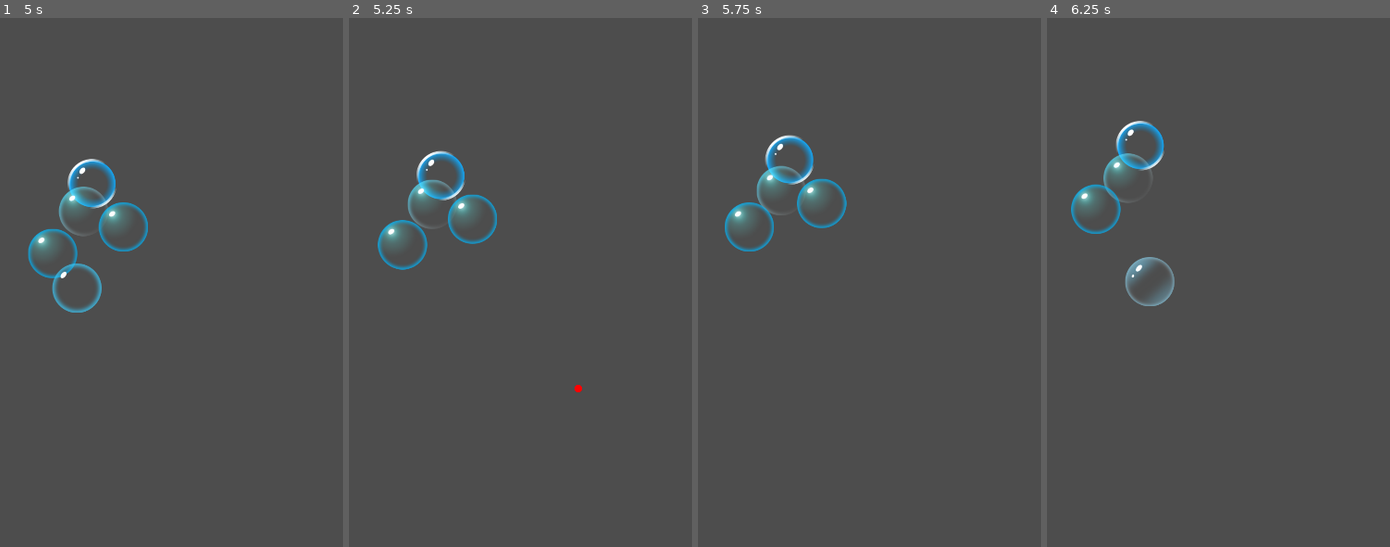
Above: before the commit, frames 1-4 (left to right).
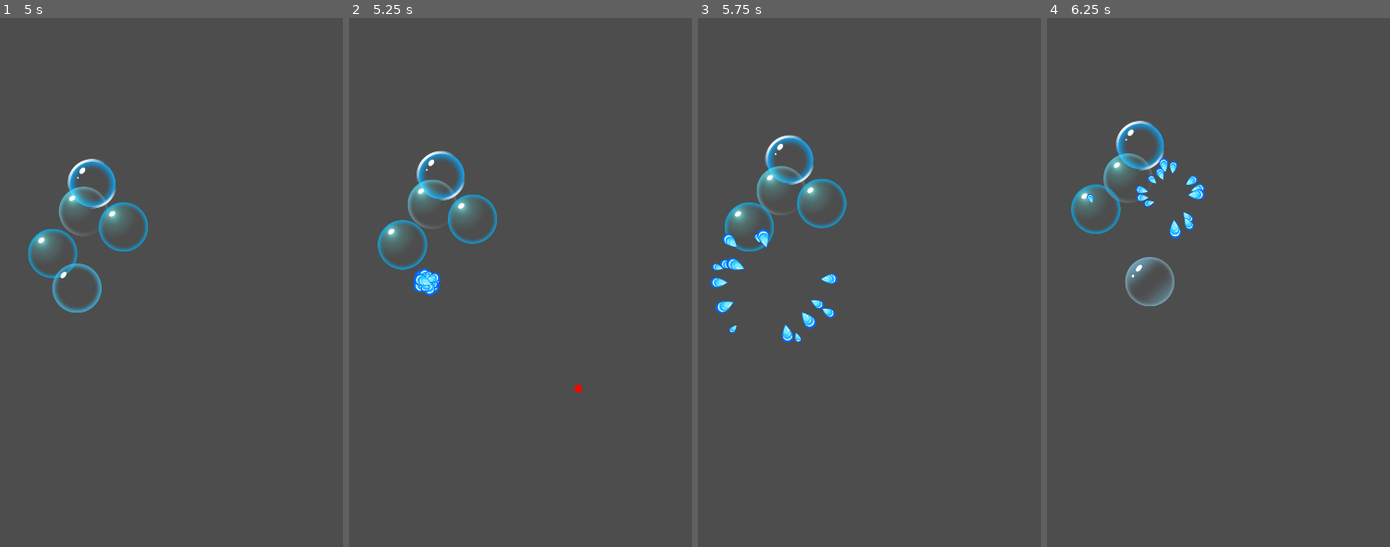
Above: after the commit, the same moments.

Repository: HybridAU/bubble-pop
Game: Godot game, scene res://root.tscn
Two runs of this game, one before a commit and one after it. Both use one fixed random seed, a clock stepped at 60 frames per second and the inputs below.
Inputs (mouse positions are in pixels of both pictures, inside the frame that each line leads up to):
- Up to frame 1 (5 s): tap Enter at 0.5 s; move the mouse to (298, 351) at 0.52 s; click (298, 351) at 0.67 s; move the mouse to (123, 425) at 1.27 s; click (123, 425) at 1.42 s; move the mouse to (250, 224) at 2.02 s; click (250, 224) at 2.17 s; move the mouse to (188, 536) at 2.77 s; click (188, 536) at 2.92 s; move the mouse to (332, 499) at 3.52 s; click (332, 499) at 3.67 s; move the mouse to (82, 277) at 4.27 s; click (82, 277) at 4.42 s
- Up to frame 2 (5.25 s): move the mouse to (578, 388) at 5.02 s; click (578, 388) at 5.17 s
- Up to frame 3 (5.75 s): no input
- Up to frame 4 (6.25 s): move the mouse to (1191, 203) at 5.77 s; click (1191, 203) at 5.92 s

Frame 1 is identical in both runs. In frame 2, 0.3% of the frame differs, in the area x 18-27%, y 47-53%; in frame 3, 0.9%, in the area x 3-41%, y 39-62%; in frame 4, 0.6%.
Error in both runs: Invalid access to property or key 'position' on a base object of type 'InputEventKey'. (res://scripts/root.gd:12)

Commit message:
Add nice little explosion of droplets

Diff:
--- /dev/null
+++ b/assets/Droplet/droplet.svg
@@ -0,0 +1,96 @@
+<?xml version="1.0" encoding="UTF-8" standalone="no"?>
+<!-- Created with Inkscape (http://www.inkscape.org/) -->
+
+<svg
+   width="256"
+   height="256"
+   viewBox="0 0 256 256"
+   version="1.1"
+   id="svg1"
+   inkscape:version="1.4.3 (0d15f75042, 2025-12-25)"
+   sodipodi:docname="droplet.svg"
+   xmlns:inkscape="http://www.inkscape.org/namespaces/inkscape"
+   xmlns:sodipodi="http://sodipodi.sourceforge.net/DTD/sodipodi-0.dtd"
+   xmlns="http://www.w3.org/2000/svg"
+   xmlns:svg="http://www.w3.org/2000/svg">
+  <sodipodi:namedview
+     id="namedview1"
+     pagecolor="#ffffff"
+     bordercolor="#000000"
+     borderopacity="0.25"
+     inkscape:showpageshadow="2"
+     inkscape:pageopacity="0.0"
+     inkscape:pagecheckerboard="0"
+     inkscape:deskcolor="#d1d1d1"
+     inkscape:document-units="px"
+     inkscape:zoom="1.0324986"
+     inkscape:cx="154.47963"
+     inkscape:cy="292.97861"
+     inkscape:window-width="1459"
+     inkscape:window-height="1368"
+     inkscape:window-x="0"
+     inkscape:window-y="0"
+     inkscape:window-maximized="0"
+     inkscape:current-layer="layer1" />
+  <defs
+     id="defs1" />
+  <g
+     inkscape:label="Layer 1"
+     inkscape:groupmode="layer"
+     id="layer1">
+    <path
+       id="rect1"
+       style="fill:#0066ff;fill-opacity:1;stroke-width:1.26314"
+       d="M 65.055148,197.42242 C 46.170882,129.67112 139.52716,0 139.52716,0 c 0,0 93.3563,129.67112 74.47205,197.42243 -8.47936,30.42147 -34.32723,57.95629 -74.47204,58.56798 C 99.382357,256.6021 73.534501,227.8439 65.055148,197.42242 Z"
+       sodipodi:nodetypes="acaza" />
+    <path
+       id="path1"
+       style="fill:#28afff;fill-opacity:1;stroke-width:1.10006"
+       d="M 74.66976,179.98514 C 58.223522,120.98078 139.52716,8.050681 139.52716,8.050681 c 0,0 81.30366,112.930099 64.85744,171.934469 -7.38464,26.49395 -29.89547,50.47392 -64.85743,51.00664 -34.96197,0.53272 -57.472773,-24.51269 -64.85741,-51.00665 z"
+       sodipodi:nodetypes="acaza" />
+    <path
+       id="path2"
+       style="fill:#2ad4ff;fill-opacity:1;stroke-width:0.813331"
+       d="M 91.574753,140.01329 C 79.415204,96.388332 139.52716,12.893303 139.52716,12.893303 c 0,0 60.11199,83.495029 47.95244,127.119987 -5.45983,19.58834 -22.10325,37.31796 -47.95243,37.71184 -25.84918,0.39387 -42.492574,-18.1235 -47.952417,-37.71184 z"
+       sodipodi:nodetypes="acaza" />
+    <path
+       id="path3"
+       style="fill:#80e5ff;fill-opacity:1;stroke-width:0.61262"
+       d="m 103.40824,113.00151 c -9.158859,-32.859367 36.11892,-95.749848 36.11892,-95.749848 0,0 45.27781,62.890481 36.11895,95.749848 -4.11249,14.75442 -16.64871,28.1088 -36.11894,28.40548 -19.47023,0.29667 -32.00644,-13.65106 -36.11893,-28.40548 z"
+       sodipodi:nodetypes="acaza" />
+    <path
+       id="path4"
+       style="fill:#ffffff;fill-opacity:1;stroke-width:1.01404"
+       d="M 78.013672 152.12109 C 77.332264 160.43809 77.791466 168.25919 79.742188 175.25781 C 86.549387 199.68008 107.29921 222.76646 139.52734 222.27539 C 171.75547 221.78433 192.5053 199.68007 199.3125 175.25781 C 201.26322 168.25919 201.72242 160.43809 201.04102 152.12109 C 200.7282 155.45161 200.16144 158.6515 199.3125 161.69727 C 192.5053 186.11953 171.75547 208.22574 139.52734 208.7168 C 107.29921 209.20787 86.549387 186.11954 79.742188 161.69727 C 78.893242 158.65149 78.32649 155.45161 78.013672 152.12109 z " />
+    <path
+       id="path5"
+       style="fill:#ffffff;fill-opacity:0.91102868;stroke-width:0.772711"
+       d="M 185.65625 109.90625 C 185.30984 111.96842 184.86716 113.98063 184.32227 115.93555 C 177.46109 140.5515 158.16288 163.0996 128.375 168.35156 C 131.86152 169.14881 135.58145 169.55231 139.52734 169.49219 C 164.08554 169.11798 179.89682 152.27411 185.08398 133.66406 C 187.04121 126.64211 187.02916 118.53278 185.65625 109.90625 z " />
+    <g
+       id="g7"
+       transform="rotate(-15.863158,52.459959,96.409758)"
+       style="fill:#ffffff;fill-opacity:0.90815353">
+      <ellipse
+         style="fill:#ffffff;fill-opacity:0.90815353"
+         id="path6"
+         cx="160.29079"
+         cy="121.5498"
+         rx="8.2324572"
+         ry="11.622292" />
+      <ellipse
+         style="fill:#ffffff;fill-opacity:0.90815353;stroke-width:0.854167"
+         id="ellipse6"
+         cx="160.29079"
+         cy="94.431114"
+         rx="7.0318904"
+         ry="9.9273739" />
+      <ellipse
+         style="fill:#ffffff;fill-opacity:0.90815353;stroke-width:0.604167"
+         id="ellipse7"
+         cx="160.29079"
+         cy="71.912918"
+         rx="4.9737759"
+         ry="7.021801" />
+    </g>
+  </g>
+</svg>
--- /dev/null
+++ b/droplet.tscn
@@ -0,0 +1,14 @@
+[gd_scene format=3 uid="uid://celt5dyp8lkmj"]
+
+[ext_resource type="Script" uid="uid://bjpxsu7rf33ta" path="res://scripts/droplet.gd" id="1_y06n3"]
+[ext_resource type="Texture2D" uid="uid://2s5krq250ra6" path="res://assets/Droplet/droplet.svg" id="2_pdndv"]
+
+[node name="Droplet" type="Node2D" unique_id=711307570]
+script = ExtResource("1_y06n3")
+
+[node name="Sprite2D" type="Sprite2D" parent="." unique_id=1515189303]
+texture = ExtResource("2_pdndv")
+
+[node name="Lifetime" type="Timer" parent="." unique_id=508101754]
+
+[connection signal="timeout" from="Lifetime" to="." method="_on_lifetime_timeout"]
--- a/scripts/bubble.gd
+++ b/scripts/bubble.gd
@@ -1,4 +1,6 @@
 extends Area2D
+
+var droplet = preload("res://droplet.tscn")
 
 var vertical_speed = 60
 var horizonatal_speed = 0
@@ -22,3 +24,8 @@
 
 func _on_body_entered(body: Node2D) -> void:
 	queue_free()
+	for i in randi_range(10, 20):
+		var new_droplet = droplet.instantiate()
+		var root_node = get_parent()
+		new_droplet.position = position
+		root_node.add_child(new_droplet)
--- /dev/null
+++ b/scripts/droplet.gd
@@ -0,0 +1,21 @@
+extends Node2D
+
+var _rotation = randf_range(0.0, TAU)
+var _speed = randi_range(200, 300)
+var _scale = randf_range(0.1, 0.2)
+var _lifetime = randf_range(0.3, 1.2)
+
+
+func _ready() -> void:
+	scale = Vector2(_scale, _scale)
+	rotation = _rotation
+	$Lifetime.wait_time = _lifetime
+	$Lifetime.start()
+
+
+func _process(delta: float) -> void:
+	position = position + Vector2(0, _speed * delta).rotated(_rotation)
+
+
+func _on_lifetime_timeout() -> void:
+	queue_free()
--- a/scripts/trail.gd
+++ b/scripts/trail.gd
@@ -5,6 +5,9 @@
 var queue: Array
 @export var MAX_LENGTH: int
 
+func _input(event: InputEvent) -> void:
+	if event is InputEventMouseButton and event.is_released():
+			queue.clear()
 
 func _process(delta: float) -> void:
 	var pos = get_parent().position
@@ -17,8 +20,3 @@
 
 	for point in queue:
 		add_point(point)
-
-func _input(event: InputEvent) -> void:
-	if event is InputEventMouseButton:
-		if event.is_released() or event.is_pressed():
-			queue.clear()
Not shown, added: assets/Droplet/droplet.svg.import
Not shown, added: scripts/droplet.gd.uid
Not shown, changed: README.md
